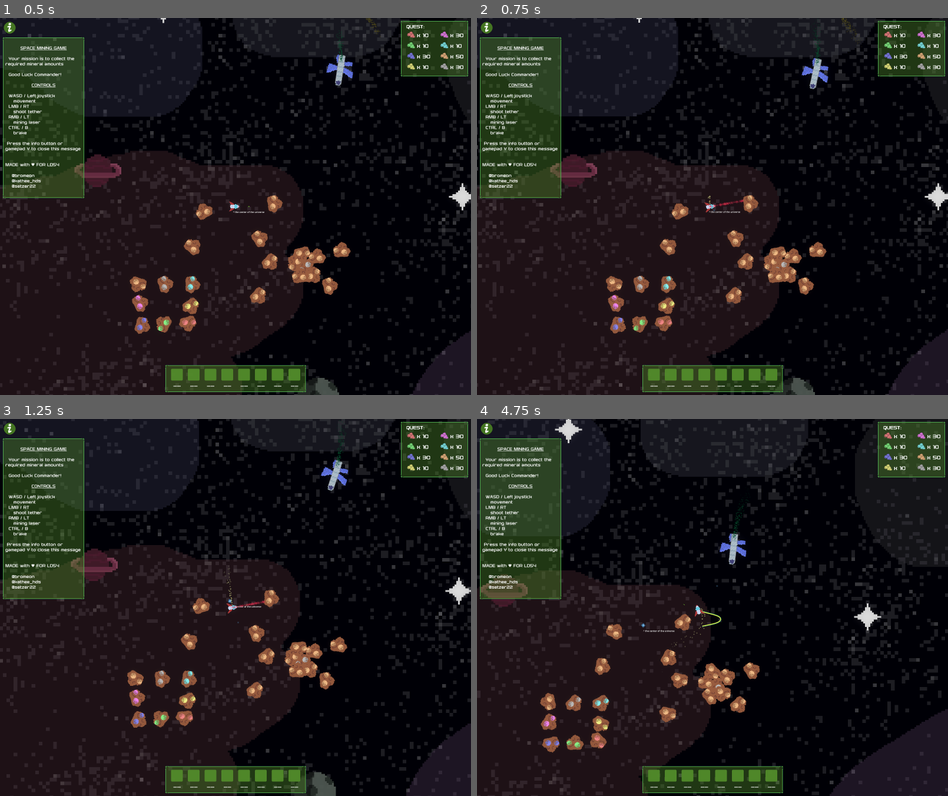
Above: before the commit, frames 1-4 (two rows, left to right).
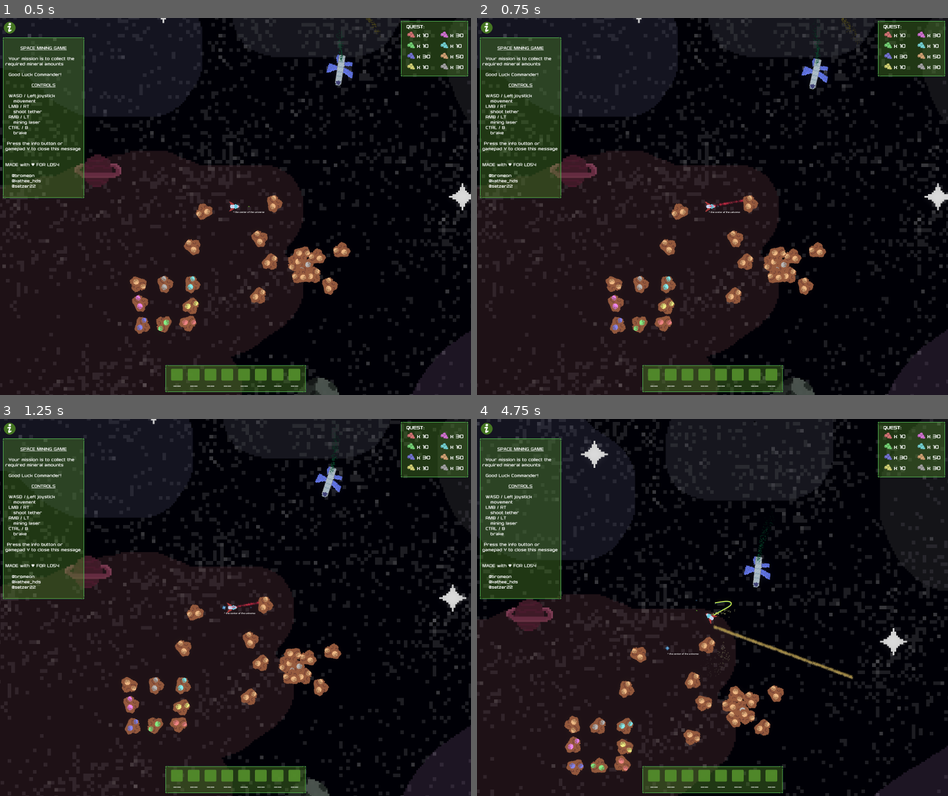
Above: after the commit, the same moments.

Repository: Bromeon/LudumDare54
Game: Godot game, scene res://Scenes/Main/Main.tscn
Same seed, same stepped clock (60 frames per second), same inputs: the game is played once before the commit and once after it. The engine's default icon, where the game draws it, is replaced by a stand-in: a white triangle on a blue panel in a dark square.
Inputs (mouse positions are in pixels of both pictures, inside the frame that each line leads up to):
- Up to frame 1 (0.5 s): no input
- Up to frame 2 (0.75 s): move the mouse to (816, 187) at 0.52 s; hold D (Right) from 0.53 s (still down); hold Right mouse button (ShootLaser) from 0.53 s (still down)
- Up to frame 3 (1.25 s): keep holding D (Right); keep holding Right mouse button (ShootLaser)
- Up to frame 4 (4.75 s): move the mouse to (618, 626) at 1.27 s; release D (Right) at 1.28 s; release Right mouse button (ShootLaser) at 1.28 s; hold Ctrl (Brake) 1.28-2.03 s; tap Space (ShootTether) at 1.35, 2.85, 4.35 s; move the mouse to (759, 524) at 2.02 s; hold D (Right) 2.03-2.78 s; hold Right mouse button (ShootLaser) 2.03-2.78 s; move the mouse to (688, 682) at 2.77 s; hold W (Up) 2.78-3.53 s; move the mouse to (853, 664) at 3.52 s; hold Right mouse button (ShootLaser) 3.53-4.28 s; hold A (Left) from 3.53 s (still down); move the mouse to (571, 550) at 4.27 s

Frame 1 is identical in both runs. In frame 2, 0.8% of the frame differs, in the area x 0-100%, y 0-100%; in frame 3, 14%; in frame 4, 23%.

Commit message:
Detect all joystick motion and switch to joypad control mode.

Diff:
--- a/Scenes/PlayerShip/PlayerShip.gd
+++ b/Scenes/PlayerShip/PlayerShip.gd
@@ -212,3 +212,5 @@
 func _input(event):
 	if event is InputEventMouseMotion:
 		last_mouse_aim = Time.get_ticks_msec()
+	if event is InputEventJoypadMotion or InputEventJoypadButton:
+		last_controller_aim = Time.get_ticks_msec()
